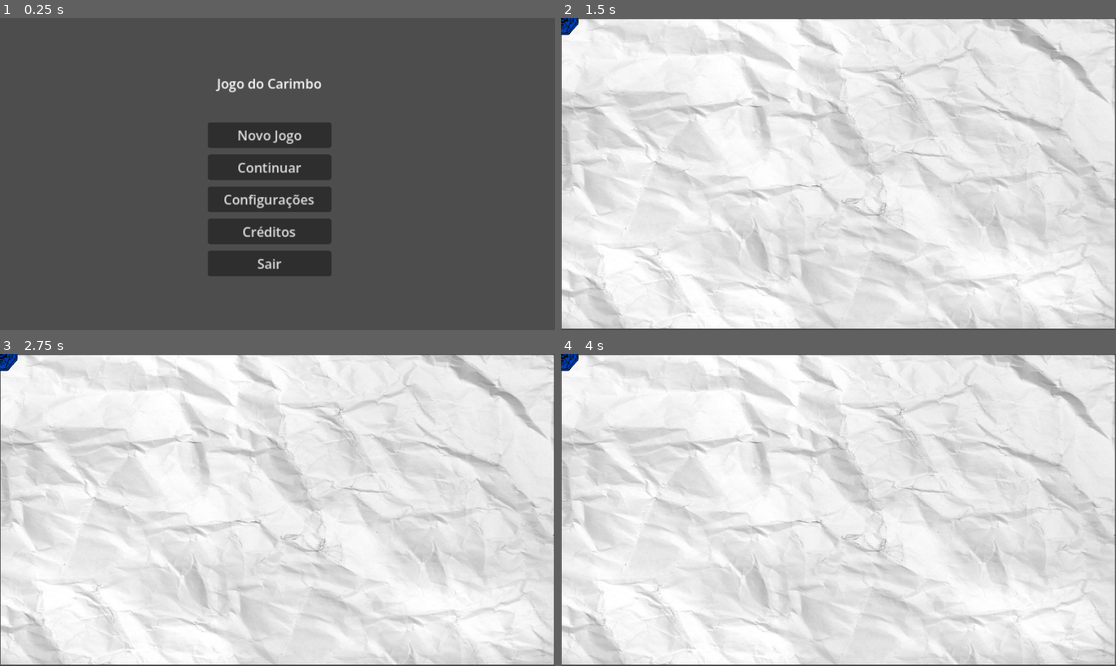
Above: before the commit, frames 1-4 (two rows, left to right).
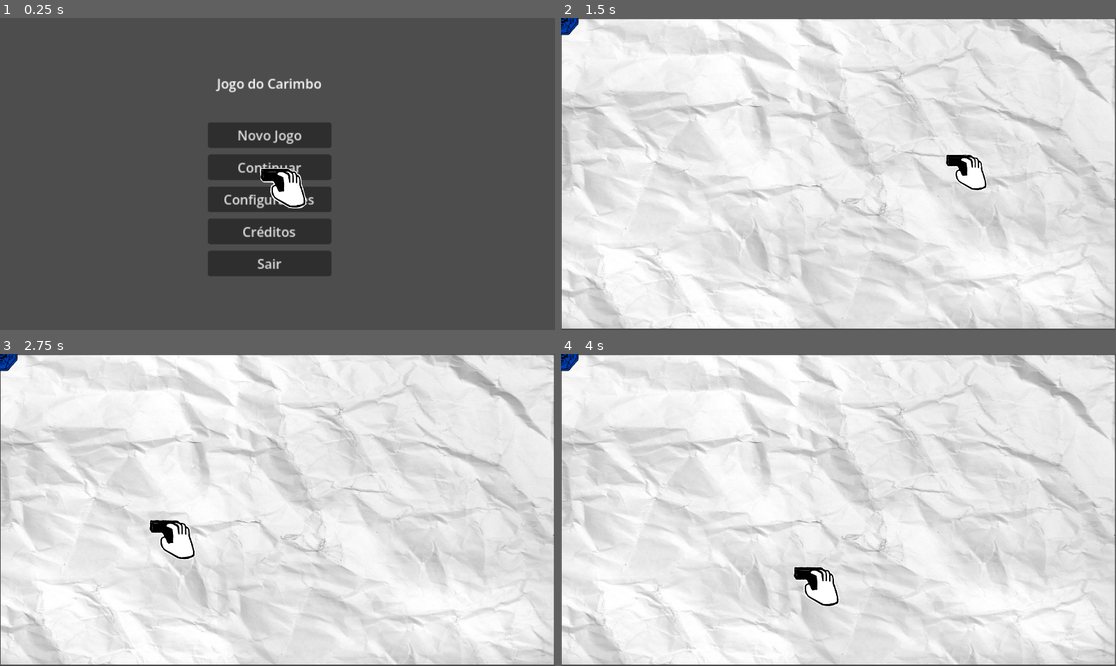
Above: after the commit, the same moments.

Repository: Samir-pmw/felpo_jam
Game: Godot game, scene res://scenes/menu/menu.tscn
Same seed, same stepped clock (60 frames per second), same inputs: the game is played once before the commit and once after it.
Inputs (mouse positions are in pixels of both pictures, inside the frame that each line leads up to):
- Up to frame 1 (0.25 s): no input
- Up to frame 2 (1.5 s): click "Novo Jogo" at 0.5 s; tap Enter at 1.25 s; move the mouse to (960, 158) at 1.27 s; click (960, 158) at 1.42 s
- Up to frame 3 (2.75 s): tap Space at 2 s; move the mouse to (166, 525) at 2.02 s; click (166, 525) at 2.17 s
- Up to frame 4 (4 s): tap Enter at 2.75 s; move the mouse to (894, 441) at 2.77 s; click (894, 441) at 2.92 s; tap Space at 3.5 s; move the mouse to (810, 572) at 3.52 s; click (810, 572) at 3.67 s

The runs differ from the first frame. In frame 1, 0.7% of the frame differs, in the area x 46-56%, y 48-62%; in frame 2, 0.4%; in frame 3, 0.6%; in frame 4, 0.7%.

Commit message:
added cursor

Diff:
--- a/source/project.godot
+++ b/source/project.godot
@@ -14,6 +14,10 @@
 run/main_scene="uid://dchls1eesqd44"
 config/features=PackedStringArray("4.6", "Mobile")
 config/icon="res://icon.svg"
+
+[autoload]
+
+Cursor="*uid://btb3rqn7gdvqo"
 
 [display]
 
--- a/source/resources/units/wizard.tres
+++ b/source/resources/units/wizard.tres
@@ -2,13 +2,19 @@
 
 [ext_resource type="Script" uid="uid://cqunt3hgnbqu0" path="res://scripts/resources/unit_data.gd" id="1_2c0dp"]
 [ext_resource type="Script" uid="uid://hrnih2d32cmm" path="res://scripts/resources/ability_data.gd" id="1_t40fl"]
-[ext_resource type="Resource" uid="uid://57yu7004gjyd" path="res://resources/abilities/fireball.tres" id="2_heapl"]
 [ext_resource type="Texture2D" uid="uid://b0us8s7aso0fc" path="res://assets/sprites/units/wizard/spr_wizard.png" id="2_t40fl"]
+
+[sub_resource type="Resource" id="Resource_05mdq"]
+script = ExtResource("1_t40fl")
+name = "Fireball"
+ability_range = 4
+damage_type = 3
+metadata/_custom_type_script = "uid://hrnih2d32cmm"
 
 [resource]
 script = ExtResource("1_2c0dp")
 job_name = "Wizard"
 texture = ExtResource("2_t40fl")
 move_range = 1
-abilities = Array[ExtResource("1_t40fl")]([ExtResource("2_heapl")])
+abilities = Array[ExtResource("1_t40fl")]([SubResource("Resource_05mdq")])
 metadata/_custom_type_script = "uid://cqunt3hgnbqu0"
--- /dev/null
+++ b/source/scenes/ui/cursor.tscn
@@ -0,0 +1,10 @@
+[gd_scene format=3 uid="uid://btb3rqn7gdvqo"]
+
+[ext_resource type="Texture2D" uid="uid://dyyh611mwwrkk" path="res://assets/sprites/ui/spr_cursor.png" id="1_4r2xs"]
+[ext_resource type="Script" uid="uid://chnwrnrqvwyv5" path="res://scripts/ui/cursor.gd" id="1_qi3ym"]
+
+[node name="Cursor" type="CanvasLayer" unique_id=1154376895]
+script = ExtResource("1_qi3ym")
+
+[node name="Sprite2D" type="Sprite2D" parent="." unique_id=1908196293]
+texture = ExtResource("1_4r2xs")
--- /dev/null
+++ b/source/scripts/ui/cursor.gd
@@ -0,0 +1,19 @@
+extends CanvasLayer
+
+@onready var sprite = $Sprite2D
+@export var stamp_offset: Vector2 = Vector2(20, 50)
+
+func _ready():
+	Input.set_mouse_mode(Input.MOUSE_MODE_HIDDEN)
+
+func _process(_delta):
+	sprite.global_position = sprite.get_global_mouse_position() + stamp_offset
+
+# Temporário (Até termos animação)
+func _input(event):
+	if event is InputEventMouseButton:
+		if event.pressed:
+			sprite.scale = Vector2(0.9, 0.9)
+		else:
+			# Pop back to normal size
+			sprite.scale = Vector2(1.0, 1.0)
Binary file added: source/assets/sprites/ui/spr_cursor.png
Not shown, added: source/assets/sprites/ui/spr_cursor.png.import
Not shown, added: source/scripts/ui/cursor.gd.uid
